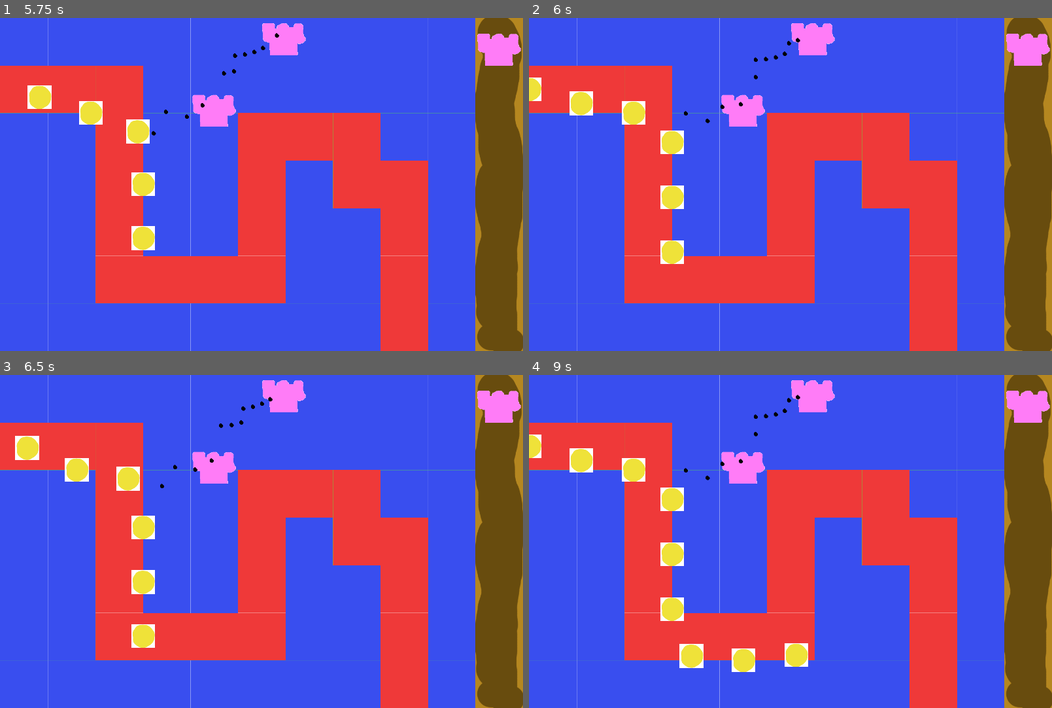
Above: before the commit, frames 1-4 (two rows, left to right).
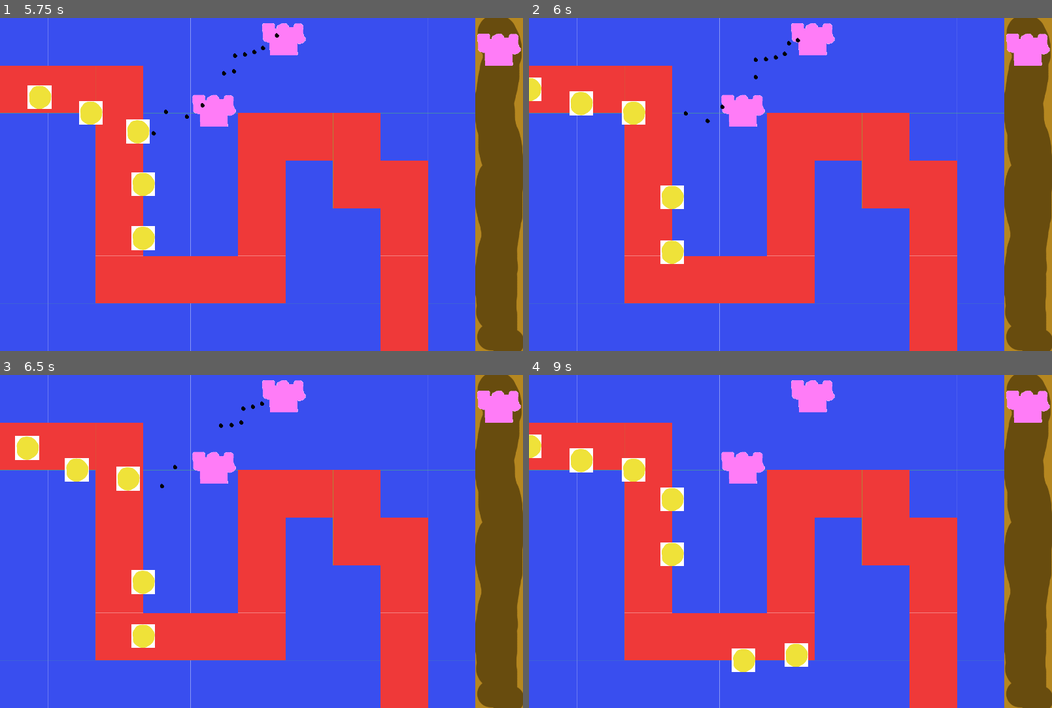
Above: after the commit, the same moments.

Repository: multimikael/Tower-Defense
Game: Godot game, scene res://main.tscn
The game is run twice, just before and just after one commit, with the same random seed, the same clock (stepped at 60 frames per second) and the same inputs.
Inputs (mouse positions are in pixels of both pictures, inside the frame that each line leads up to):
- Up to frame 1 (5.75 s): click (496, 41) at 0.5 s; click (496, 41) at 1.25 s; click (496, 41) at 2 s; move the mouse to (376, 167) at 2.77 s; click (376, 167) at 2.92 s; move the mouse to (156, 201) at 3.52 s; click (156, 201) at 3.67 s; move the mouse to (313, 111) at 4.27 s; click (313, 111) at 4.42 s; move the mouse to (235, 251) at 5.02 s; click (235, 251) at 5.17 s
- Up to frame 2 (6 s): move the mouse to (947, 234) at 5.77 s; click (947, 234) at 5.92 s
- Up to frame 3 (6.5 s): no input
- Up to frame 4 (9 s): move the mouse to (633, 491) at 6.52 s; click (633, 491) at 6.67 s; move the mouse to (816, 541) at 7.27 s; click (816, 541) at 7.42 s; move the mouse to (712, 458) at 8.02 s; click (712, 458) at 8.17 s; move the mouse to (905, 524) at 8.77 s; click (905, 524) at 8.92 s

Frame 1 is identical in both runs. In frame 2, 0.3% of the frame differs, in the area x 25-41%, y 25-41%; in frame 3, 0.3%; in frame 4, 0.8%, in the area x 25-52%, y 5-89%.
Error after the commit: Attempt to call function 'get_global_position' in base 'previously freed instance' on a null instance. (res://towers/Tower1.gd:20)

Commit message:
Added collison

Diff:
--- a/bullets/Bullet1.gd
+++ b/bullets/Bullet1.gd
@@ -3,3 +3,8 @@
 func _init().():
 	speed = 100
 	lifetime = 2000
+
+func _on_BulletArea_area_entered(area):
+	print(area.name)
+	if area.name == "TargetArea":
+		queue_free()
--- a/bullets/Bullet1.tscn
+++ b/bullets/Bullet1.tscn
@@ -1,10 +1,20 @@
-[gd_scene load_steps=3 format=2]
+[gd_scene load_steps=4 format=2]
 
 [ext_resource path="res://bullets/Bullet1.gd" type="Script" id=1]
 [ext_resource path="res://bullets/bullet1.png" type="Texture" id=2]
 
-[node name="Bullet" type="Node2D"]
+[sub_resource type="CircleShape2D" id=1]
+radius = 6.62356
+
+[node name="Node2D" type="Node2D"]
 script = ExtResource( 1 )
 
-[node name="Sprite" type="Sprite" parent="."]
+[node name="BulletArea" type="Area2D" parent="."]
+
+[node name="Sprite" type="Sprite" parent="BulletArea"]
 texture = ExtResource( 2 )
+
+[node name="CollisionShape2D" type="CollisionShape2D" parent="BulletArea"]
+shape = SubResource( 1 )
+
+[connection signal="area_entered" from="BulletArea" to="." method="_on_BulletArea_area_entered"]
--- a/main.gd
+++ b/main.gd
@@ -10,6 +10,7 @@
 onready var nav = get_node("nav")
 onready var map = get_node("nav/map")
 
+#TODO: Change targets to group
 var targets = [] setget set_targets, get_targets
 var towers = [] setget set_towers, get_towers
 
--- a/main.tscn
+++ b/main.tscn
@@ -4,7 +4,9 @@
 [ext_resource path="res://tileset.tres" type="TileSet" id=2]
 [ext_resource path="res://GUI/GUI.tscn" type="PackedScene" id=3]
 
-[node name="main" type="Node2D"]
+[node name="main" type="Node2D" groups=[
+"targets",
+]]
 script = ExtResource( 1 )
 
 [node name="nav" type="Navigation2D" parent="."]
--- a/target/target.gd
+++ b/target/target.gd
@@ -25,3 +25,6 @@
 			set_position(get_position().linear_interpolate(path[0], (speed * delta)/d))
 		else:
 			path.remove(0)
+
+func _on_TargetArea_area_entered(area):
+	queue_free()
--- a/target/target.tscn
+++ b/target/target.tscn
@@ -1,11 +1,21 @@
-[gd_scene load_steps=3 format=2]
+[gd_scene load_steps=4 format=2]
 
 [ext_resource path="res://target/target.gd" type="Script" id=1]
 [ext_resource path="res://target/target.png" type="Texture" id=2]
 
-[node name="Node2D" type="Node2D"]
+[sub_resource type="CircleShape2D" id=1]
+radius = 31.7899
+
+[node name="target" type="Node2D"]
 script = ExtResource( 1 )
 
-[node name="Sprite" type="Sprite" parent="."]
+[node name="TargetArea" type="Area2D" parent="."]
+
+[node name="Sprite" type="Sprite" parent="TargetArea"]
 scale = Vector2( 0.5, 0.5 )
 texture = ExtResource( 2 )
+
+[node name="CollisionShape2D" type="CollisionShape2D" parent="TargetArea"]
+shape = SubResource( 1 )
+
+[connection signal="area_entered" from="TargetArea" to="." method="_on_TargetArea_area_entered"]
